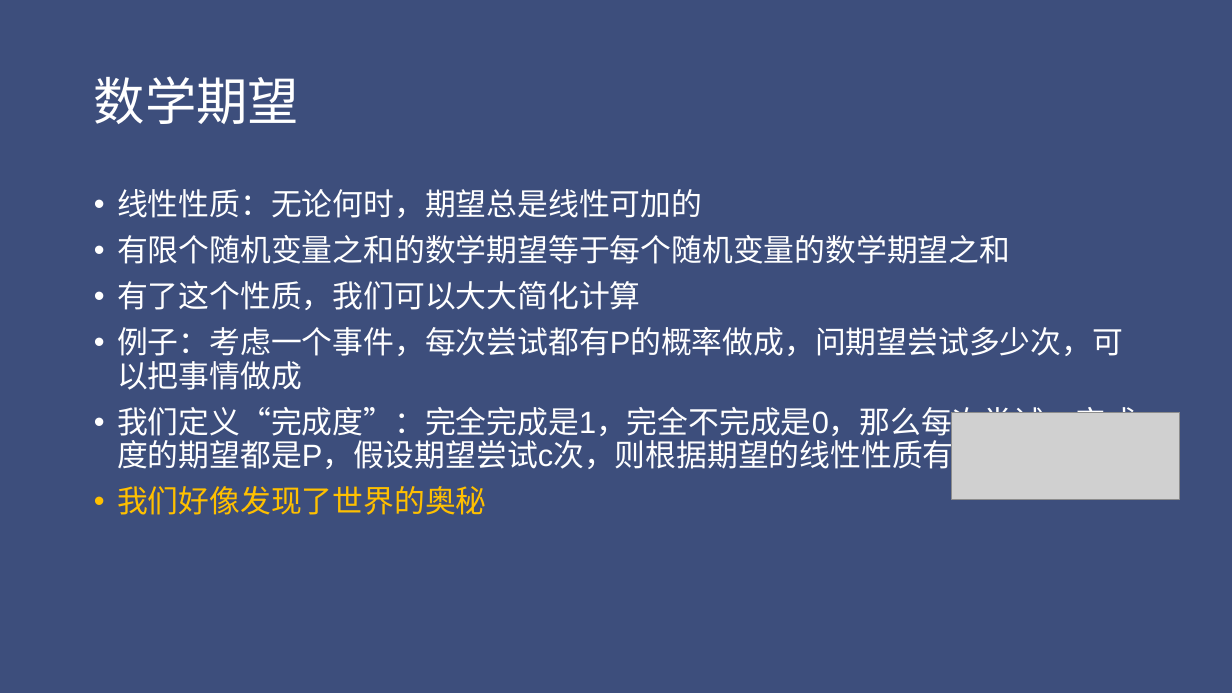
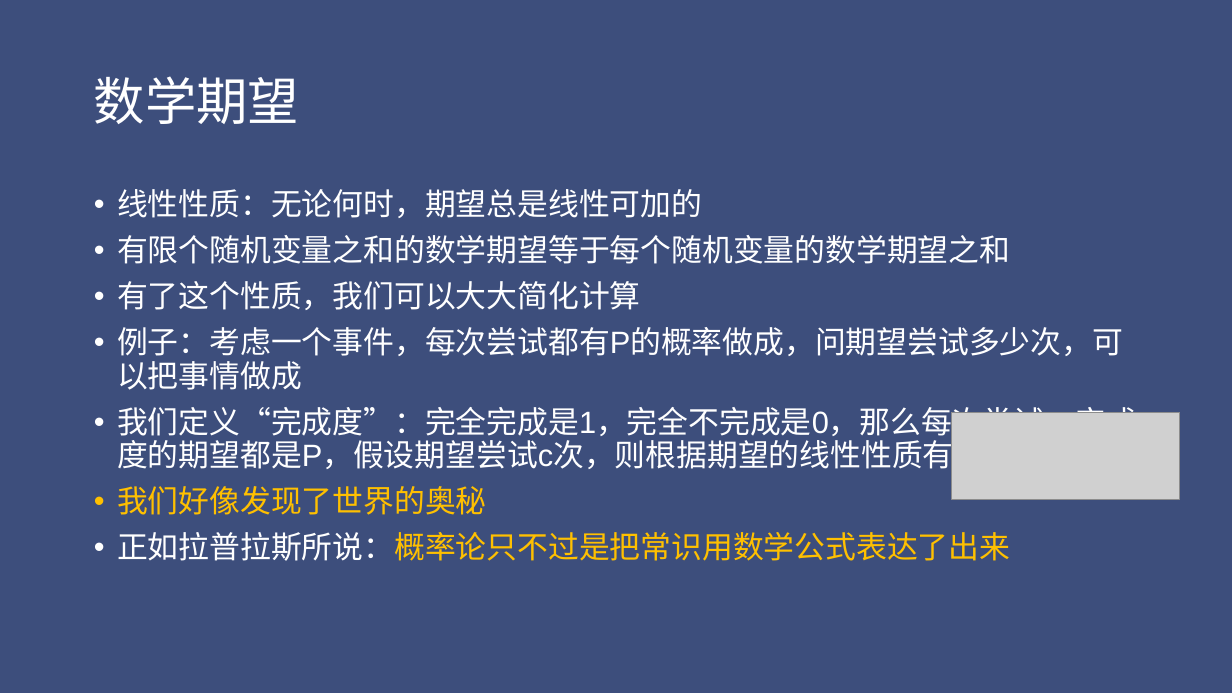
Before and after one commit to Chty-syq/OIblog, a slide deck: slide 17 of file/概率与期望.pptx. Drawn at 1232x693 pixels with LibreOffice and Linux fonts; fonts in the diff are those of the drawing; grey boxes stand for pictures. Boxes give left, top, right and bottom in pixels: in the first picture for what was removed or moved away, otherwise in the second. Text is boxed around its words. In the diff, an @@ line names an element or a change of style, - is before the commit and + after.

```diff
--- a/file/概率与期望.pptx
+++ b/file/概率与期望.pptx
@@ text at [117, 532, 1010, 561]: paragraph added @@
+• 正如拉普拉斯所说：概率论只不过是把常识用数学公式表达了出来
```
Also in this commit, not shown: 9 other slides changed, 44 slides added, 3 other files.
